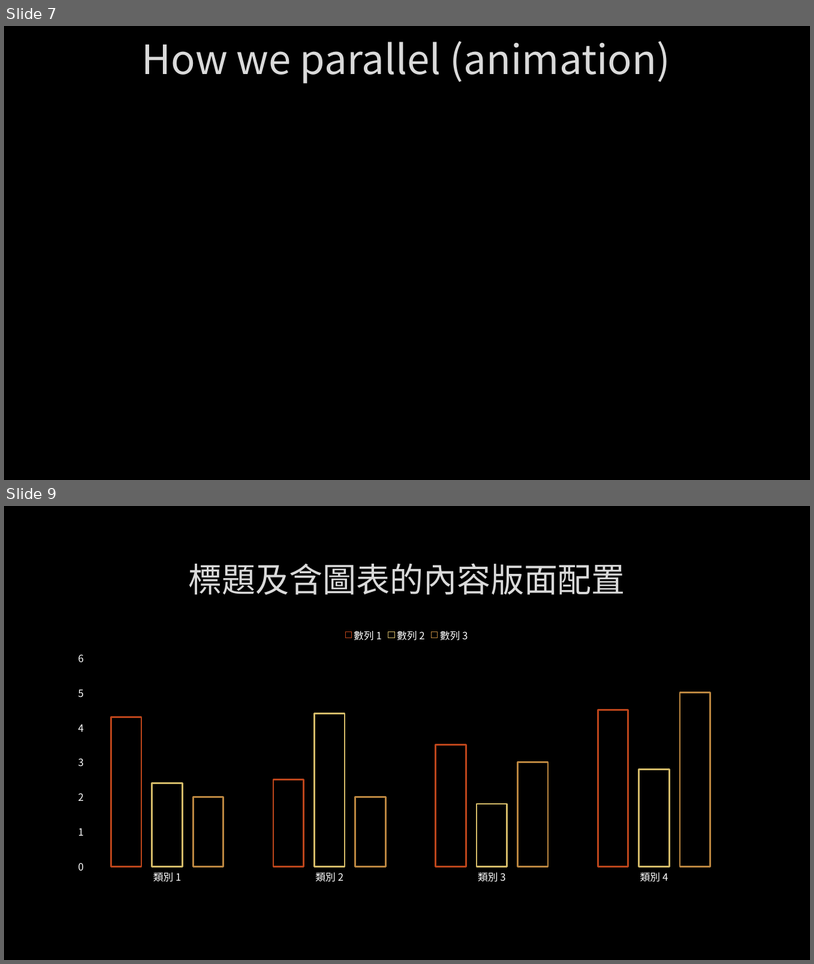
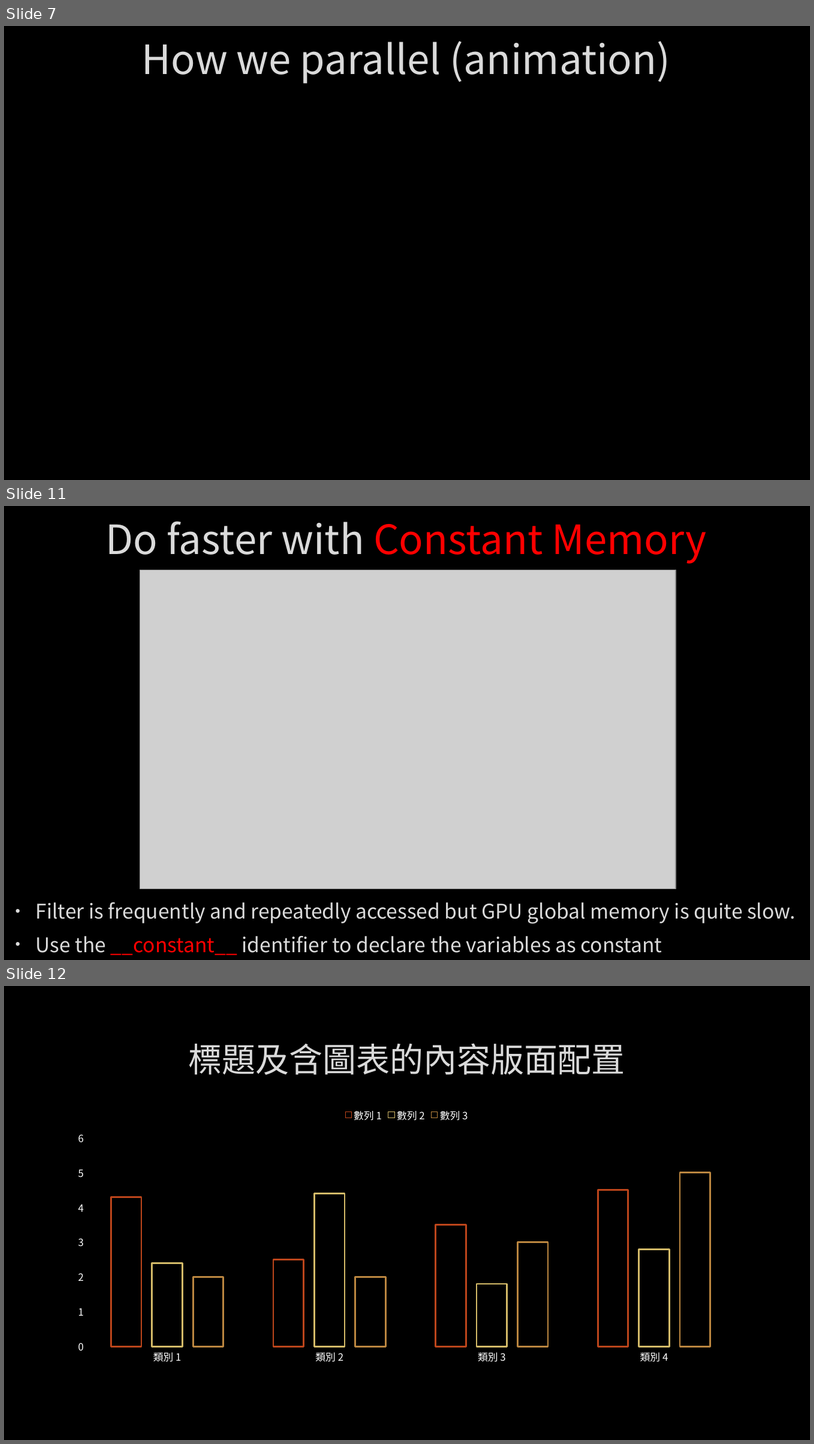
Before and after one commit to Alfons0329/Parallel_Programming_Fall_2018, a slide deck: Final Project/Report.pptx. Shown one above the other, each under a label of ours: slides 7 and 9 before the commit, slides 7, 11 and 12 after it; the slides between them are not shown. The pictures are 814x964 and 814x1444 pixels, drawn with LibreOffice and Linux fonts; fonts in the diff are those of the drawing; grey boxes stand for pictures; background and template pictures are left out. Boxes give left, top, right and bottom in pixels: in the first picture for what was removed or moved away, otherwise in the second. Text is boxed around its words. In the diff, an @@ line names an element or a change of style, - is before the commit and + after.

```diff
--- a/Final Project/Report.pptx
+++ b/Final Project/Report.pptx
@@ slide 11 added at [4,506,810,960], background picture (left out) @@
@@ title added at [106,521,707,564], 48 pt, text #FF0000 @@
+Do faster with Constant Memory
@@ picture added at [140,570,676,888] @@
@@ text added at [36,902,795,955], 24 pt, text #DADADA @@
+• Filter is frequently and repeatedly accessed but GPU global memory is quite slow.
+• Use the __constant__ identifier to declare the variables as constant
@@ what was slide 9 is now slide 12 @@
```
Also in this commit, not shown: 4 slides changed, 2 other slides added.
